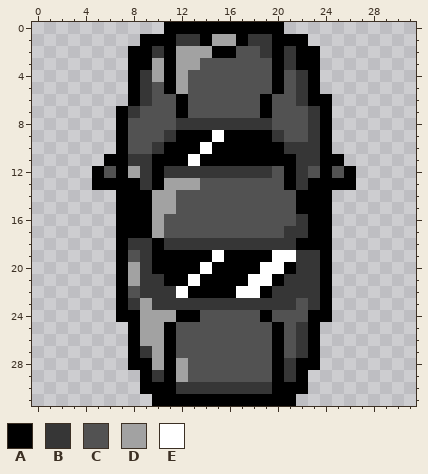
Pixel-art file -- Assets/Art/Props/06AboveAverage/Prop_06AboveAverage_Car.aseprite. The picture above was drawn from the file before the commit.
32x32 pixels, 1 frame. Colours within 5 levels of each other are drawn and written as one.
Palette (. is transparent): A #000000  B #363636  C #525252  D #a2a2a2  E #ffffff
The result:
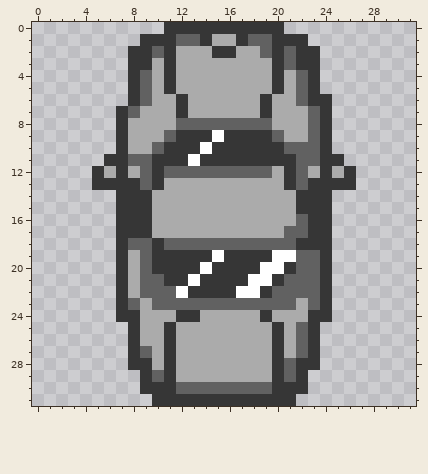
Change:
@@ palette @@
-A #000000
+A #363636
-B #363636
+B #616161
-C #525252
+C #ababab
@@ x 8..18 @@
  0 ...AAAAAAAA
- 1 .AAABBADDAB
- 2 AABADDDAACC
- 3 AADADDCCCCC
- 4 ABDADCCCCCC
- 5 ABCADCCCCCC
+ 1 .AAABBACCAB
+ 2 AABACCCAACC
+ 3 AACACCCCCCC
+ 4 ABCACCCCCCC
+ 5 ABCACCCCCCC
  6 ABCCACCCCCC
@@ x 6..15 @@
 11 AABBAAAEAA
-12 CADBABBBBB
-13 AAABADDDCC
-14 .AAADDCCCC
-15 .AAADDCCCC
-16 .AAADCCCCC
-17 .AAADCCCCC
+12 CACBABBBBB
+13 AAABACCCCC
+14 .AAACCCCCC
+15 .AAACCCCCC
+16 .AAACCCCCC
+17 .AAACCCCCC
 18 .ABBABBBBB
 19 .ACBAAAAAE
-20 .ADBAAAAEA
-21 .ADBBAAEAA
+20 .ACBAAAAEA
+21 .ACBBAAEAA
 22 .ACBBBEAAA
-23 .ABDBBBBBB
-24 .AADDDAACC
-25 ..ADDACCCC
-26 ..ADDACCCC
-27 ..ABDACCCC
-28 ..AADADCCC
-29 ...ABADCCC
+23 .ABCBBBBBB
+24 .AACCCAACC
+25 ..ACCACCCC
+26 ..ACCACCCC
+27 ..ABCACCCC
+28 ..AACACCCC
+29 ...ABACCCC
 30 ...AAABBBB
Boxes around the changes in both pictures, in picture pixels (x1, y1, x2, y2):
changed: (92, 22, 356, 406)
